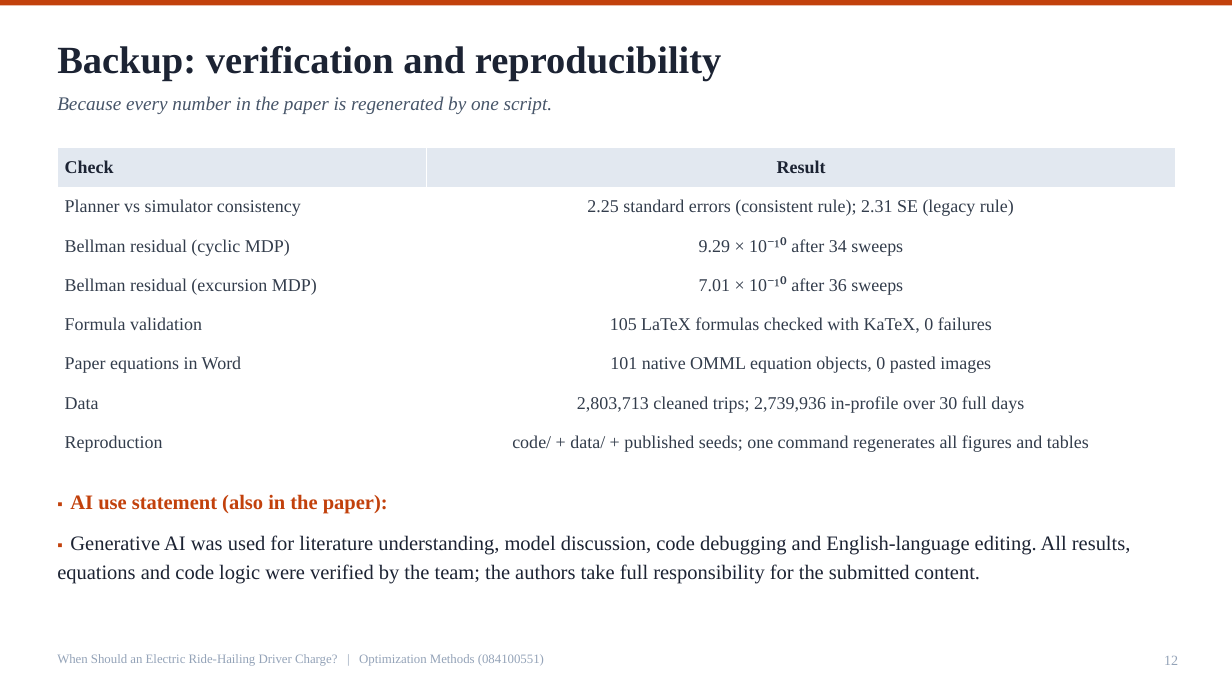
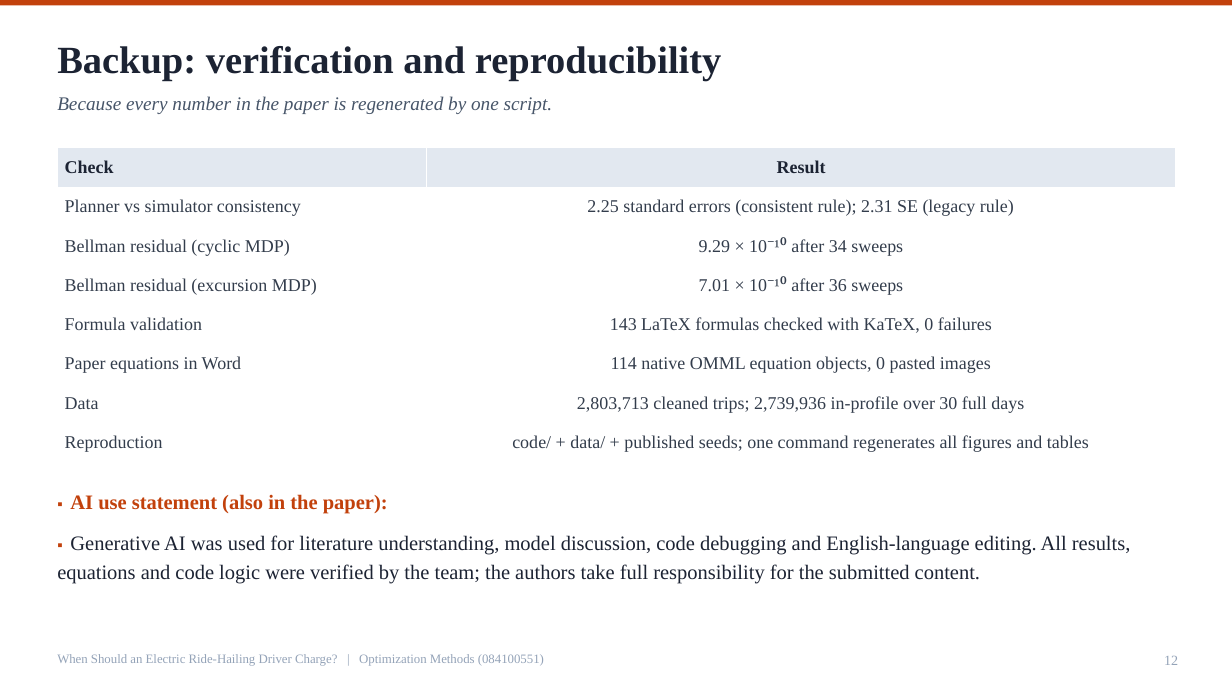
Before and after one commit to Ryan-Big-Data-grade24-scut/ride-hailing-charging, a slide deck: slide 12 of submit/Defense_梁睿希_202464870791.pptx. Drawn at 1232x693 pixels with LibreOffice and Linux fonts; fonts in the diff are those of the drawing. Boxes give left, top, right and bottom in pixels: in the first picture for what was removed or moved away, otherwise in the second. Text is boxed around its words. In the diff, an @@ line names an element or a change of style, - is before the commit and + after.

```diff
--- a/submit/Defense_梁睿希_202464870791.pptx
+++ b/submit/Defense_梁睿希_202464870791.pptx
@@ table at box(57, 148, 1176, 462) @@
-row 5, column 2: 105 LaTeX formulas checked with KaTeX, 0 failures
+row 5, column 2: 143 LaTeX formulas checked with KaTeX, 0 failures
-row 6, column 2: 101 native OMML equation objects, 0 pasted images
+row 6, column 2: 114 native OMML equation objects, 0 pasted images
```
Also in this commit, not shown: 5 other slides changed, 2 other files.
